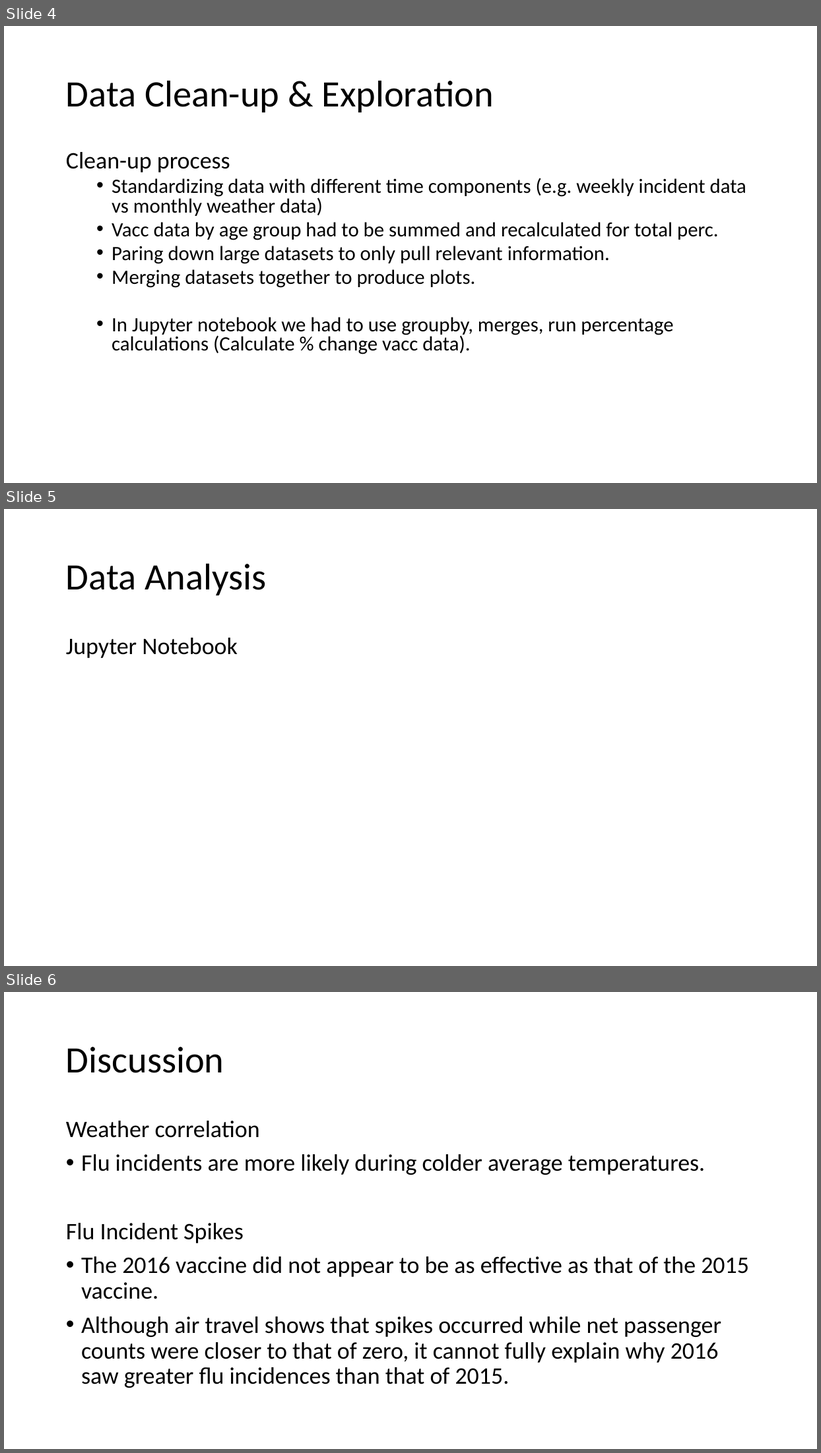
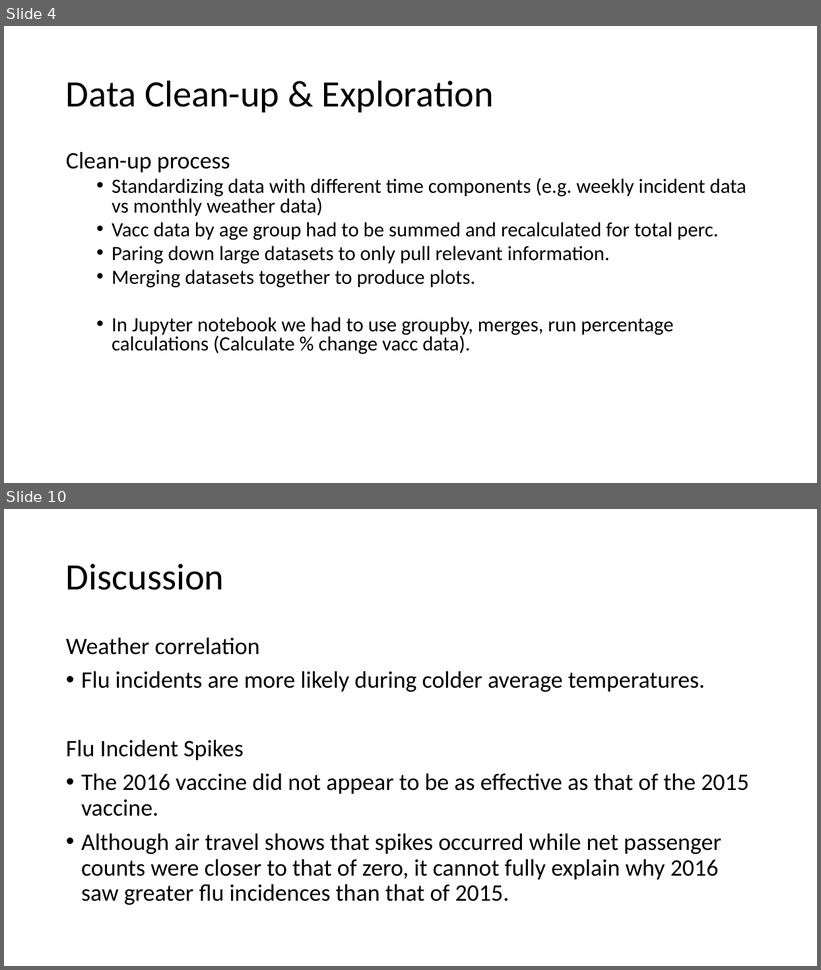
Before and after one commit to giolee88/FluTracker, a slide deck: Slide-Shows/Flu Tracker.pptx. Shown one above the other, each under a label of ours: slides 4, 5 and 6 before the commit, slides 4 and 10 after it; the slides between them are not shown. The pictures are 821x1453 and 821x970 pixels, drawn with LibreOffice and Linux fonts; fonts in the diff are those of the drawing. Boxes give left, top, right and bottom in pixels: in the first picture for what was removed or moved away, otherwise in the second. Text is boxed around its words. In the diff, an @@ line names an element or a change of style, - is before the commit and + after.

```diff
--- a/Slide-Shows/Flu Tracker.pptx
+++ b/Slide-Shows/Flu Tracker.pptx
@@ slide 5 removed at (4, 509, 817, 966), background #FFFFFF @@
@@ title removed at (66, 563, 266, 595) @@
-Data Analysis
@@ text removed at (66, 638, 238, 658) @@
-Jupyter Notebook
@@ what was slide 6 is now slide 10 @@
```
Also in this commit, not shown: 5 slides added.
